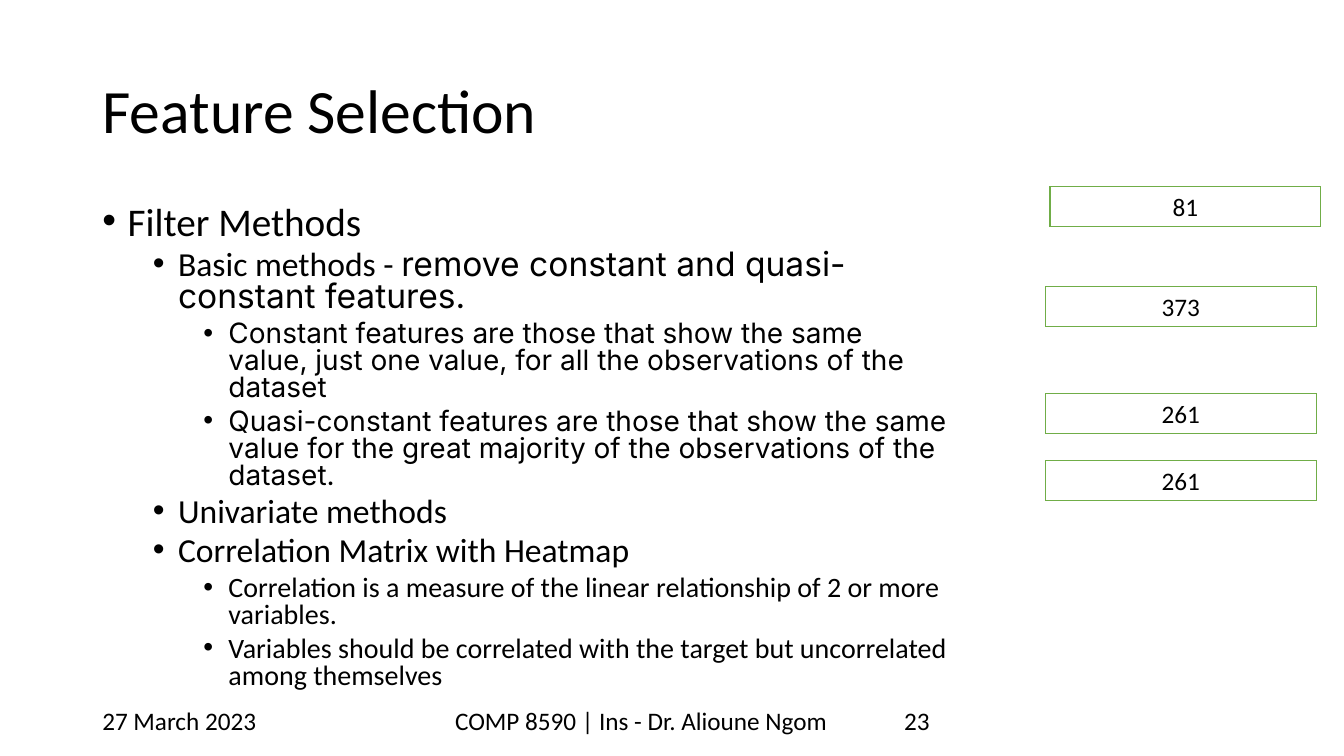
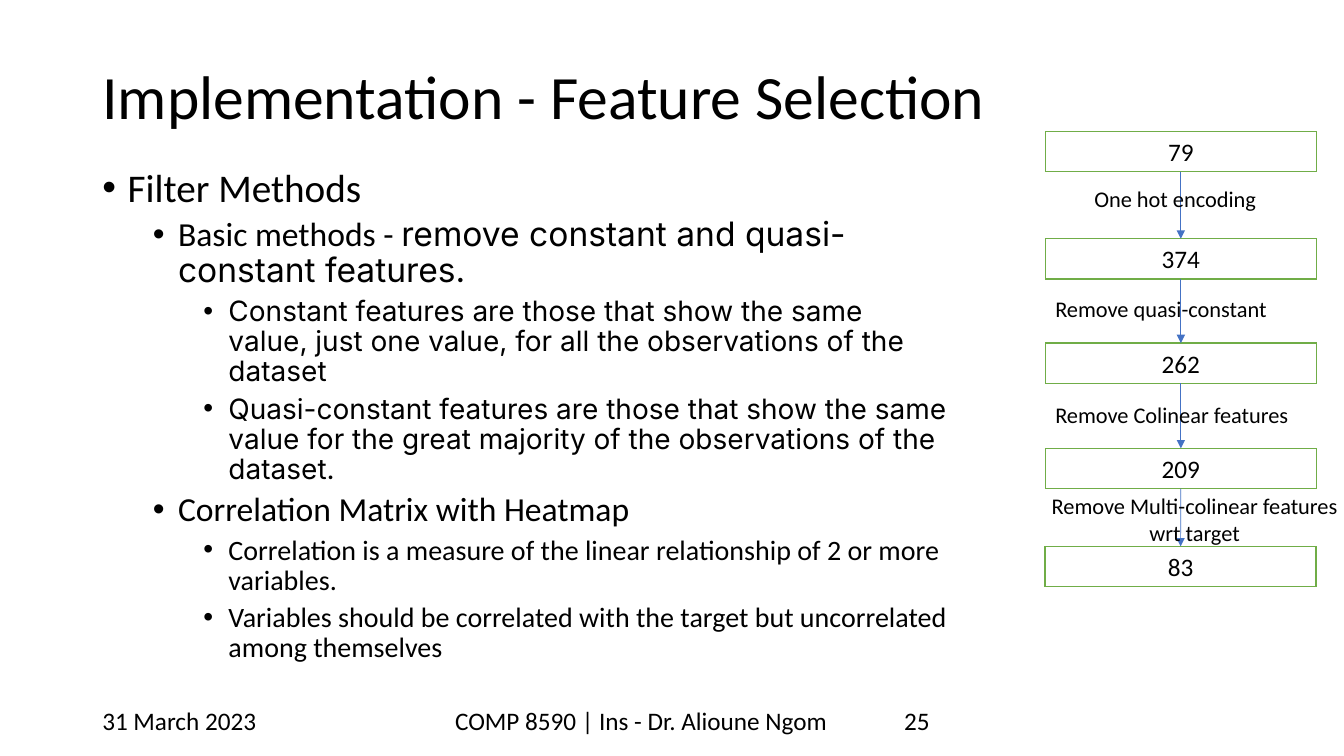
Before and after one commit to mayankkom-dev/stats_final_proj, a slide deck: slide 25 of uwindsortemp_yellowstripe_widescreen (1).pptx (slide 23 before the commit). Drawn at 1344x756 pixels with LibreOffice and Linux fonts; fonts in the diff are those of the drawing; background and template pictures are left out. Boxes give left, top, right and bottom in pixels: in the first picture for what was removed or moved away, otherwise in the second. Text is boxed around its words. In the diff, an @@ line names an element or a change of style, - is before the commit and + after.

```diff
--- a/uwindsortemp_yellowstripe_widescreen (1).pptx
+++ b/uwindsortemp_yellowstripe_widescreen (1).pptx
@@ title at box(102, 76, 985, 129): text changed @@
-Feature Selection
+Implementation - Feature Selection
@@ rectangle "79": place and size @@
-rectangle "79" at box(1051, 187, 1322, 227)
+rectangle "79" at box(1046, 131, 1317, 171)
@@ text in rectangle at box(1168, 144, 1194, 161): text changed @@
-81
+79
@@ text "Filter Methods": place and size @@
-text "Filter Methods" at box(128, 208, 946, 690)
+text "Filter Methods" at box(128, 174, 946, 658)
@@ text "Filter Methods" at box(128, 174, 946, 658): line spacing 0.8 to 0.9 @@
@@ arrow added from (1181, 171) to (1181, 239), #4472C4 0.5 pt @@
@@ text added at box(1094, 188, 1256, 213), 16 pt, text #000000 @@
+One hot encoding
@@ rectangle "374": place and size @@
-rectangle "374" at box(1046, 286, 1317, 327)
+rectangle "374" at box(1046, 239, 1317, 279)
@@ text in rectangle at box(1162, 251, 1200, 268): text changed @@
-373
+374
@@ text added at box(1055, 298, 1267, 323), 16 pt, text #000000 @@
+Remove quasi-constant
@@ arrow added from (1181, 279) to (1181, 343), #4472C4 0.5 pt @@
@@ rectangle "262": place and size @@
-rectangle "262" at box(1046, 393, 1317, 434)
+rectangle "262" at box(1046, 343, 1317, 383)
@@ text in rectangle at box(1162, 356, 1200, 374): text changed @@
-261
+262
@@ arrow added from (1181, 383) to (1181, 449), #4472C4 0.5 pt @@
@@ text added at box(1055, 404, 1288, 429), 16 pt, text #000000 @@
+Remove Colinear features
@@ rectangle "209": place and size @@
-rectangle "209" at box(1046, 461, 1317, 501)
+rectangle "209" at box(1046, 449, 1317, 489)
@@ text in rectangle at box(1162, 461, 1200, 478): text changed @@
-261
+209
@@ text at box(178, 499, 447, 524): paragraph removed @@
-  • Univariate methods
@@ text added at box(1052, 495, 1337, 547), 16 pt, text #000000 @@
+Remove Multi-colinear features
+wrt target
@@ arrow added from (1181, 489) to (1181, 546), #4472C4 0.5 pt @@
@@ rectangle added at box(1046, 546, 1317, 587), fill #FFFFFF, outline #70AD47 1 pt, 18 pt, text #000000 @@
+83
@@ text at box(102, 712, 256, 730): text changed @@
-27 March 2023
+31 March 2023
@@ page number at box(904, 713, 930, 730): text changed @@
-23
+25
```
Also in this commit, not shown: 29 other slides changed, 6 slides added, 2 slides removed.
